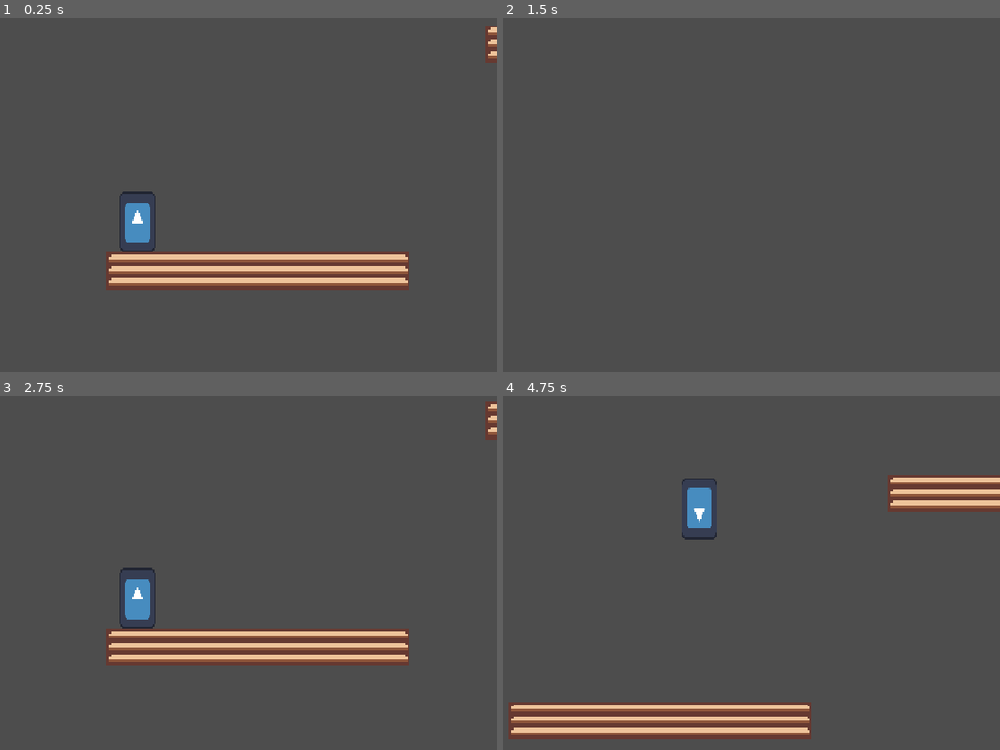
Above: before the commit, frames 1-4 (two rows, left to right).
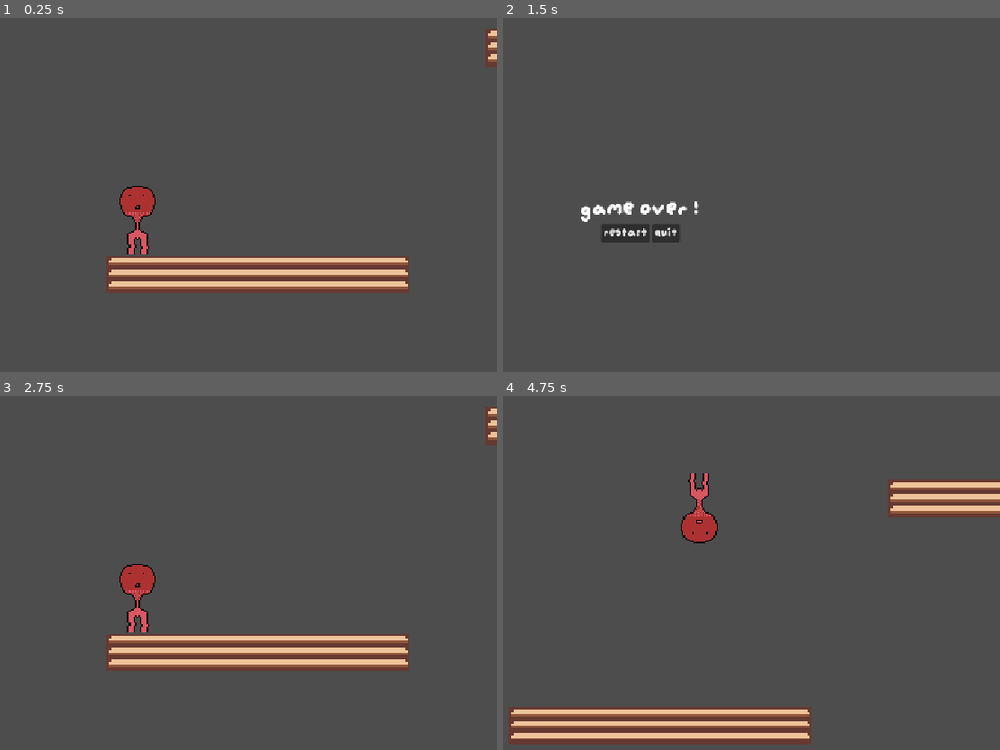
Above: after the commit, the same moments.

Repository: skueee/haven-jumpstart
Game: Godot game, scene res://game.tscn
Same seed, same stepped clock (60 frames per second), same inputs: the game is played once before the commit and once after it. The engine's default icon, where the game draws it, is replaced by a stand-in: a white triangle on a blue panel in a dark square.
Inputs (mouse positions are in pixels of both pictures, inside the frame that each line leads up to):
- Up to frame 1 (0.25 s): no input
- Up to frame 2 (1.5 s): tap Enter at 0.5 s; move the mouse to (796, 198) at 0.52 s; hold D (right) from 0.53 s (still down); tap S (direction) at 0.6 s; click (796, 198) at 0.67 s; tap Space (jump) at 0.77 s; move the mouse to (outside the picture) at 1.27 s; tap Alt at 1.35 s
- Up to frame 3 (2.75 s): tap Space (jump) at 1.52 s; release D (right) at 2 s; click "Restart" at 2 s
- Up to frame 4 (4.75 s): move the mouse to (711, 509) at 2.77 s; hold Left (left) 2.78-3.5 s; tap Shift at 2.85 s; click "Restart" at 3.5 s; move the mouse to (602, 679) at 4.27 s; hold D (right) from 4.28 s (still down); tap S (direction) at 4.35 s; click (602, 679) at 4.42 s; tap Space (jump) at 4.52 s

The runs differ from the first frame. In frame 1, 6.9% of the frame differs, in the area x 21-100%, y 2-78%; in frame 2, 1.2%; in frame 3, 8.5%; in frame 4, 11%, in the area x 1-100%, y 21-99%.

Commit message:
Added player sprite

Diff:
--- a/game.tscn
+++ b/game.tscn
@@ -2,11 +2,11 @@
 
 [ext_resource type="Script" uid="uid://bbgga1xgqbr86" path="res://game.gd" id="1_fc0e3"]
 [ext_resource type="Script" uid="uid://5debcl6mbdih" path="res://player.gd" id="1_feb5d"]
-[ext_resource type="Texture2D" uid="uid://b8863bif5sou8" path="res://icon.svg" id="2_fc0e3"]
+[ext_resource type="Texture2D" uid="uid://cfncq65roi0iq" path="res://character.png" id="3_fc0e3"]
 [ext_resource type="Texture2D" uid="uid://cqu60pgcf8tvo" path="res://blocks.png" id="3_feb5d"]
 
 [sub_resource type="RectangleShape2D" id="RectangleShape2D_potab"]
-size = Vector2(76, 128)
+size = Vector2(45.000042, 150)
 
 [sub_resource type="TileSetAtlasSource" id="TileSetAtlasSource_fc0e3"]
 texture = ExtResource("3_feb5d")
@@ -60,10 +60,12 @@
 script = ExtResource("1_feb5d")
 
 [node name="Sprite2D" type="Sprite2D" parent="Player" unique_id=116105150]
-scale = Vector2(0.59375, 1)
-texture = ExtResource("2_fc0e3")
+scale = Vector2(3, 3)
+texture = ExtResource("3_fc0e3")
 
 [node name="CollisionShape2D" type="CollisionShape2D" parent="Player" unique_id=1632621121]
+position = Vector2(2.4999695, 0)
+scale = Vector2(0.99999905, 0.99999905)
 shape = SubResource("RectangleShape2D_potab")
 
 [node name="Camera2D" type="Camera2D" parent="Player" unique_id=1481822414]
Binary file added: character.png
Not shown, added: character.png.import
